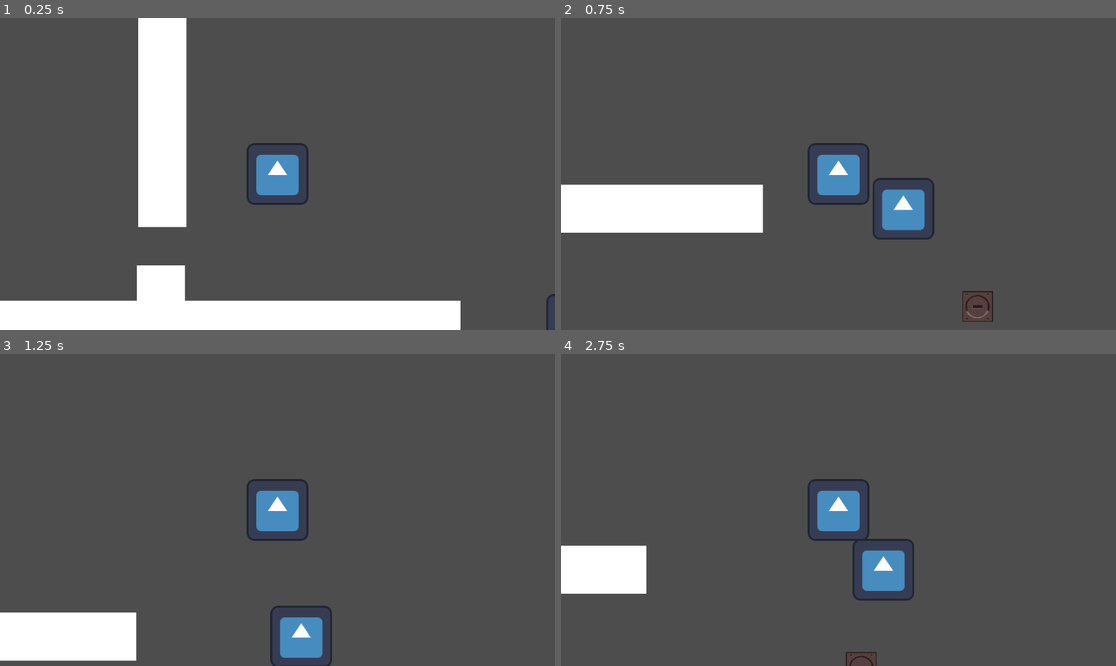
Above: before the commit, frames 1-4 (two rows, left to right).
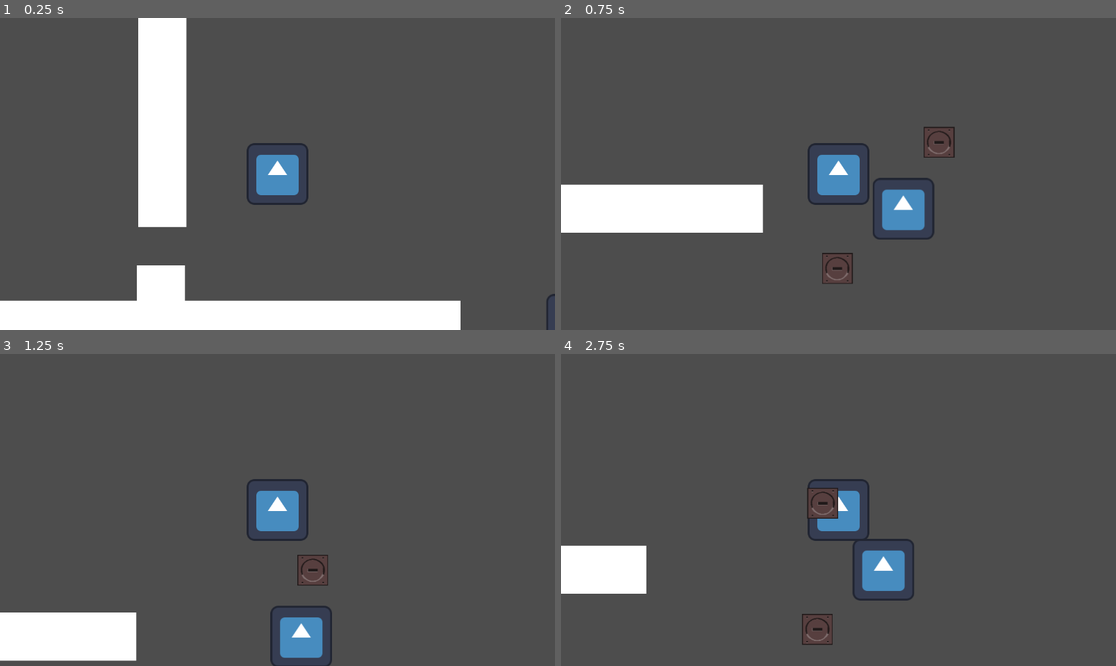
Above: after the commit, the same moments.

Repository: tristeceratops/42GameJam
Game: Godot game, scene res://testing stages/charakter_testing_env.tscn
The game is run twice, just before and just after one commit, with the same random seed, the same clock (stepped at 60 frames per second) and the same inputs. The engine's default icon, where the game draws it, is replaced by a stand-in: a white triangle on a blue panel in a dark square.
Inputs (mouse positions are in pixels of both pictures, inside the frame that each line leads up to):
- Up to frame 1 (0.25 s): no input
- Up to frame 2 (0.75 s): move the mouse to (960, 158) at 0.52 s; hold D (right) from 0.53 s (still down); tap E (dash) at 0.6 s
- Up to frame 3 (1.25 s): keep holding D (right); tap W (jump) at 0.77 s
- Up to frame 4 (2.75 s): move the mouse to (727, 525) at 1.27 s; tap Shift (run) at 1.35 s; tap W (jump) at 1.52 s; move the mouse to (894, 441) at 2.02 s; release D (right) at 2.03 s; hold A (left) from 2.03 s (still down); click (894, 441) at 2.1 s

Frame 1 is identical in both runs. In frame 2, 0.5% of the frame differs, in the area x 47-78%, y 34-98%; in frame 3, 0.2%; in frame 4, 0.8%, in the area x 43-57%, y 42-100%.

Commit message:
added keyboard platform

Diff:
--- a/42gamejam Sebastian/recources/temporary block.tscn
+++ b/42gamejam Sebastian/recources/Keaboard platform.tscn
@@ -30,7 +30,7 @@
 [sub_resource type="RectangleShape2D" id="RectangleShape2D_63g40"]
 size = Vector2(66, 18)
 
-[node name="CharacterBody2D" type="CharacterBody2D"]
+[node name="keaboardplatform" type="CharacterBody2D"]
 script = ExtResource("1_ij4yl")
 
 [node name="Sprite2D" type="Sprite2D" parent="."]
--- a/42gamejam Sebastian/testing stages/charakter_testing_env.tscn
+++ b/42gamejam Sebastian/testing stages/charakter_testing_env.tscn
@@ -5,7 +5,7 @@
 [ext_resource type="PackedScene" uid="uid://btymfyif16gfr" path="res://recources/platforn_right_left.tscn" id="4_akwvy"]
 [ext_resource type="PackedScene" uid="uid://p6jkihqb3xmf" path="res://recources/player.tscn" id="5_4lvqy"]
 [ext_resource type="PackedScene" uid="uid://c31rjyce4ed4m" path="res://recources/wall.tscn" id="5_d7irh"]
-[ext_resource type="PackedScene" uid="uid://bcysfr6mynkth" path="res://recources/temporary block.tscn" id="6_qkaa5"]
+[ext_resource type="PackedScene" uid="uid://bcysfr6mynkth" path="res://recources/Keaboard platform.tscn" id="6_qkaa5"]
 
 [node name="charakter testing env" type="Node2D"]
 position = Vector2(-27, 120)
@@ -19,12 +19,15 @@
 [node name="platforn right-left" parent="." instance=ExtResource("4_akwvy")]
 position = Vector2(-176, 468)
 
+[node name="StaticBody2D6" parent="." instance=ExtResource("2_p5px5")]
+position = Vector2(3999, -9)
+
 [node name="platforn right-left2" parent="." instance=ExtResource("4_akwvy")]
 position = Vector2(708, -5)
 distance = 5000.0
 
-[node name="StaticBody2D6" parent="." instance=ExtResource("2_p5px5")]
-position = Vector2(3999, -9)
+[node name="keaboardplatform" parent="platforn right-left2" instance=ExtResource("6_qkaa5")]
+position = Vector2(-137, 124)
 
 [node name="StaticBody2D7" parent="." instance=ExtResource("2_p5px5")]
 position = Vector2(5038, 65)
@@ -56,5 +59,5 @@
 [node name="Player" parent="." instance=ExtResource("5_4lvqy")]
 position = Vector2(100, -347)
 
-[node name="CharacterBody2D" parent="." instance=ExtResource("6_qkaa5")]
-position = Vector2(926, 198)
+[node name="keaboardplatform" parent="." instance=ExtResource("6_qkaa5")]
+position = Vector2(846, -143)
